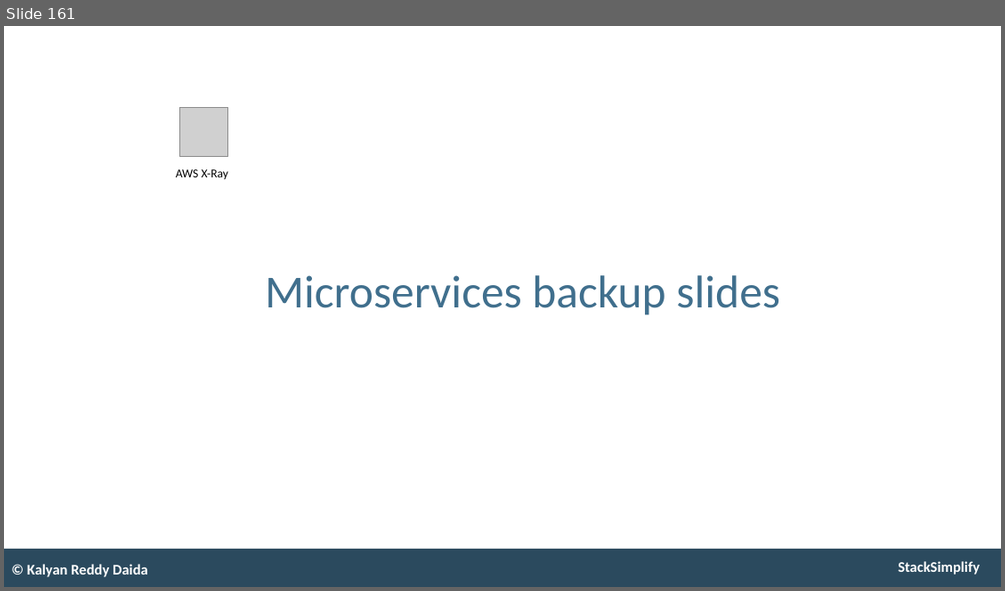
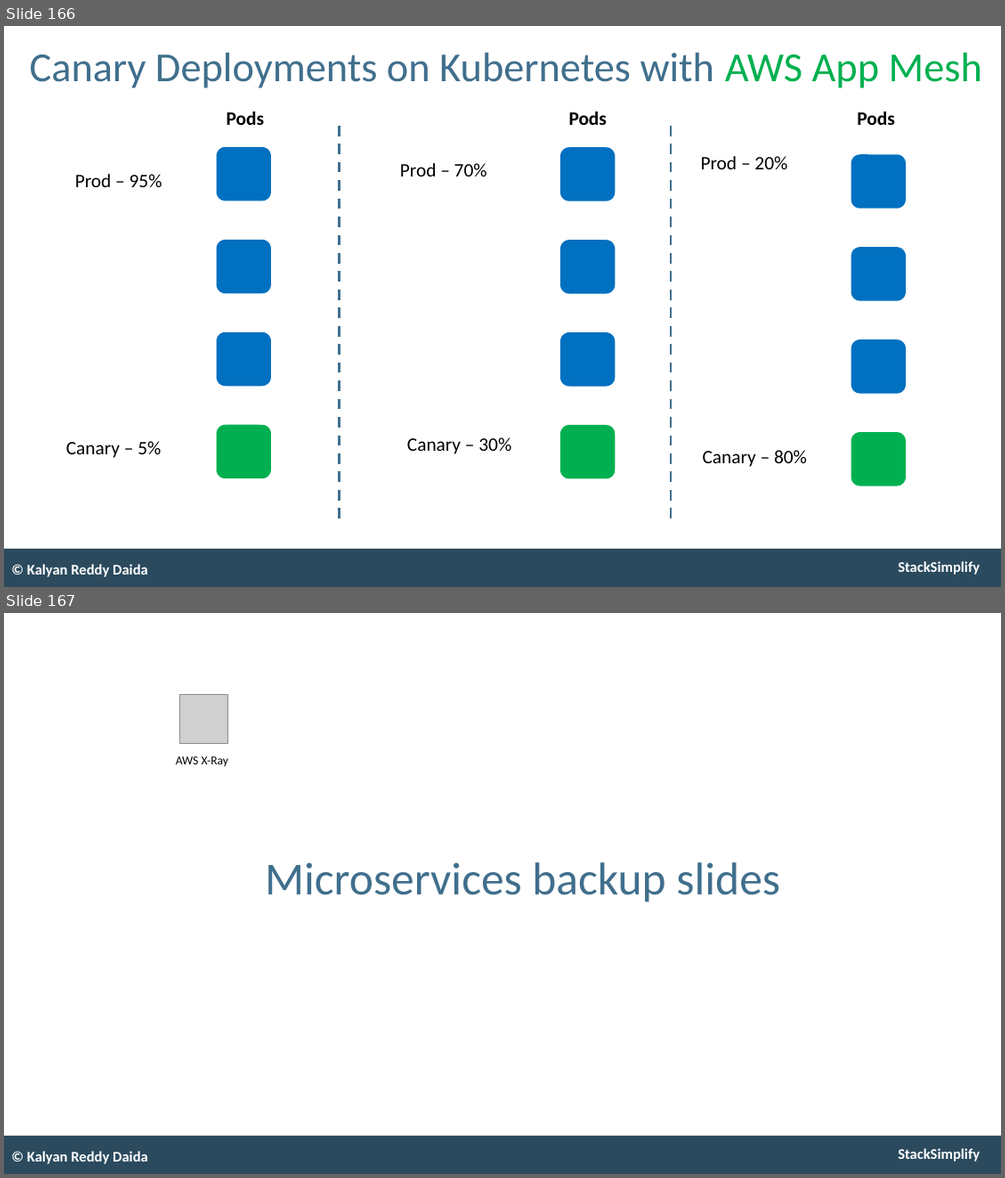
Before and after one commit to talvionyx/aws-eks-kubernetes-masterclass, a slide deck: presentation/AWS-Fargate-and-EKS-Masterclass.pptx. Shown one above the other, each under a label of ours: slide 161 before the commit, slides 166 and 167 after it. The pictures are 1005x591 and 1005x1178 pixels, drawn with LibreOffice and Linux fonts; fonts in the diff are those of the drawing; grey boxes stand for pictures. Boxes give left, top, right and bottom in pixels: in the first picture for what was removed or moved away, otherwise in the second. Text is boxed around its words. In the diff, an @@ line names an element or a change of style, - is before the commit and + after.

```diff
--- a/presentation/AWS-Fargate-and-EKS-Masterclass.pptx
+++ b/presentation/AWS-Fargate-and-EKS-Masterclass.pptx
@@ slide 166 added at bbox=[4, 26, 1001, 587], background #FFFFFF; not listed: 2 template elements that a slide beside it also shows @@
@@ title added at bbox=[30, 52, 982, 88], 47.7 pt, text #406F8D @@
+Canary Deployments on Kubernetes with AWS App Mesh
@@ text added at bbox=[226, 111, 264, 125], 22 pt, text #000000, bold @@
+Pods
@@ line added from (340, 126) to (340, 524), #406F8D 3 pt dashed @@
@@ text added at bbox=[569, 111, 607, 125], 22 pt, text #000000, bold @@
+Pods
@@ line added from (671, 126) to (671, 524), #406F8D 3 pt dashed @@
@@ text added at bbox=[857, 111, 894, 125], 22 pt, text #000000, bold @@
+Pods
@@ rounded rectangle added at bbox=[217, 147, 271, 200], fill #0070C0 @@
@@ rounded rectangle added at bbox=[560, 147, 615, 201], fill #0070C0 @@
@@ text added at bbox=[701, 156, 787, 169], 22 pt, text #000000 @@
+Prod – 20%
@@ rounded rectangle added at bbox=[850, 154, 906, 208], fill #0070C0 @@
@@ text added at bbox=[75, 174, 162, 187], 22 pt, text #000000 @@
+Prod – 95%
@@ text added at bbox=[400, 163, 487, 176], 22 pt, text #000000 @@
+Prod – 70%
@@ rounded rectangle added at bbox=[217, 240, 271, 293], fill #0070C0 @@
@@ rounded rectangle added at bbox=[560, 240, 615, 293], fill #0070C0 @@
@@ rounded rectangle added at bbox=[850, 247, 906, 301], fill #0070C0 @@
@@ rounded rectangle added at bbox=[217, 332, 271, 386], fill #0070C0 @@
@@ rounded rectangle added at bbox=[560, 332, 615, 386], fill #0070C0 @@
@@ rounded rectangle added at bbox=[850, 339, 906, 393], fill #0070C0 @@
@@ rounded rectangle added at bbox=[217, 425, 271, 478], fill #00B050 @@
@@ rounded rectangle added at bbox=[560, 425, 615, 478], fill #00B050 @@
@@ text added at bbox=[66, 441, 161, 458], 22 pt, text #000000 @@
+Canary – 5%
@@ text added at bbox=[407, 437, 511, 454], 22 pt, text #000000 @@
+Canary – 30%
@@ text added at bbox=[703, 450, 807, 467], 22 pt, text #000000 @@
+Canary – 80%
@@ rounded rectangle added at bbox=[850, 432, 906, 486], fill #00B050 @@
@@ text added at bbox=[27, 564, 148, 577], 17 pt, text #FFFFFF, bold @@
+© Kalyan Reddy Daida
@@ what was slide 161 is now slide 167 @@
```
Also in this commit, not shown: 7 slides changed, 6 other slides added, 1 slide removed, 1 other file.
